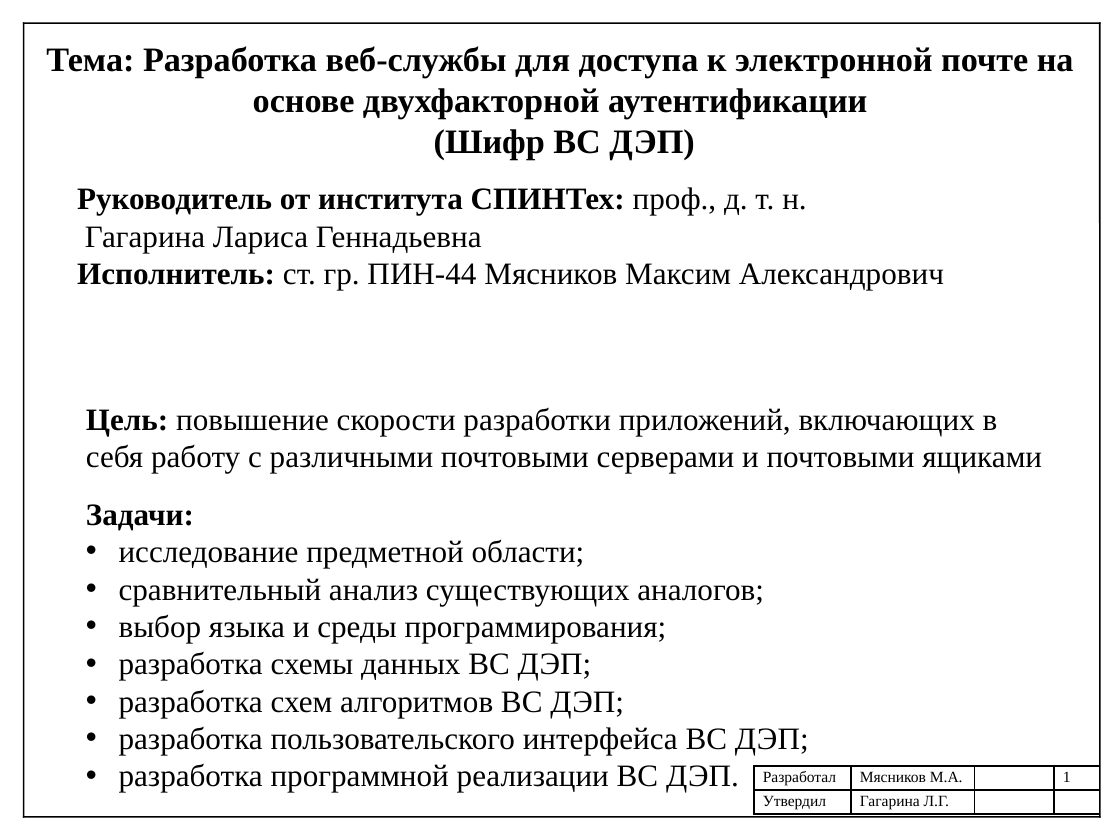
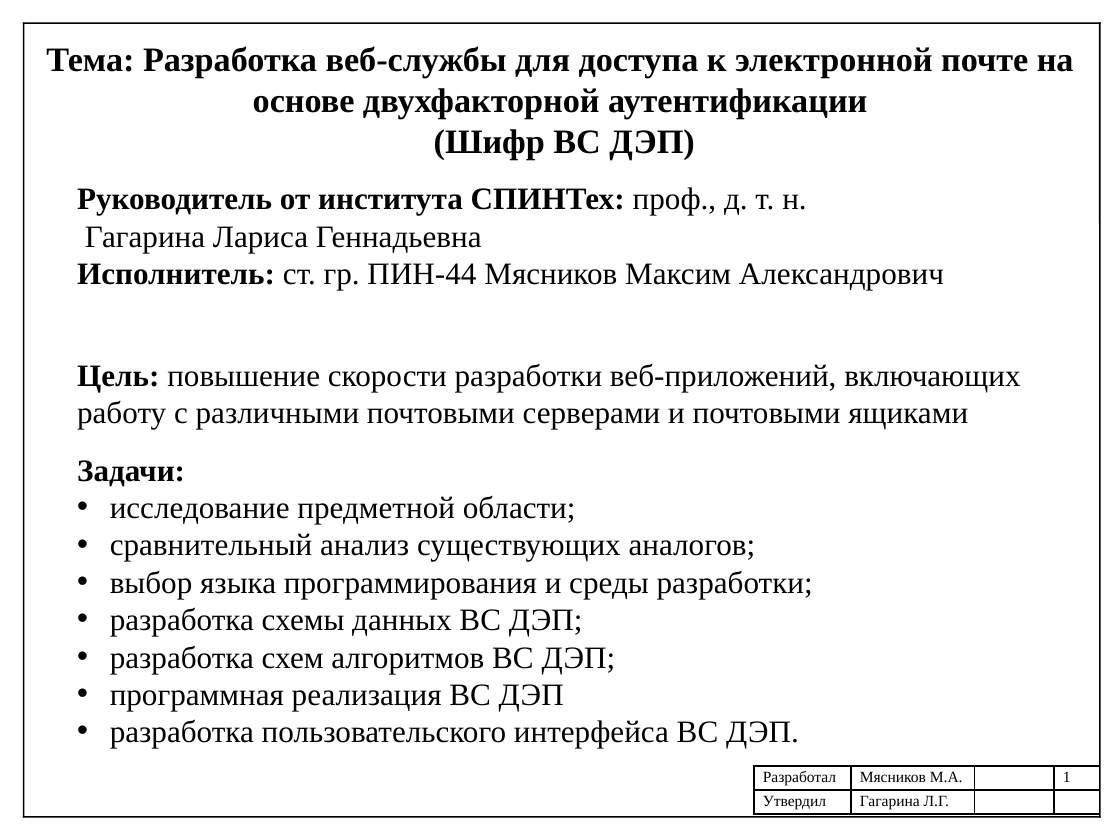
Before and after one commit to mJaJksJ/VCR, a slide deck: slide 1 of Технологическая практика/Презентация отчета.pptx. Drawn at 1120x840 pixels with LibreOffice and Linux fonts; fonts in the diff are those of the drawing. Boxes give left, top, right and bottom in pixels: in the first picture for what was removed or moved away, otherwise in the second. Text is boxed around its words. In the diff, an @@ line names an element or a change of style, - is before the commit and + after.

```diff
--- a/Технологическая практика/Презентация отчета.pptx
+++ b/Технологическая практика/Презентация отчета.pptx
@@ text "Цель: повышение скорости разработки веб-приложений, ...": place and size @@
-text "Цель: повышение скорости разработки веб-приложений, ..." at [86,407,1042,792]
+text "Цель: повышение скорости разработки веб-приложений, ..." at [77,363,1020,748]
@@ text at [77,363,1020,429]: text changed @@
-Цель: повышение скорости разработки приложений, включающих в себя работу с различными почтовыми серверами и почтовыми ящиками
+Цель: повышение скорости разработки веб-приложений, включающих работу с различными почтовыми серверами и почтовыми ящиками
@@ text at [110,570,813,599]: text changed @@
-• выбор языка и среды программирования;
+• выбор языка программирования и среды разработки;
@@ text at [110,684,799,748]: text changed @@
-• разработка пользовательского интерфейса ВС ДЭП;
-• разработка программной реализации ВС ДЭП.
+• программная реализация ВС ДЭП
+• разработка пользовательского интерфейса ВС ДЭП.
```
Also in this commit, not shown: 4 other slides changed, 1 slide added, 3 other files.
